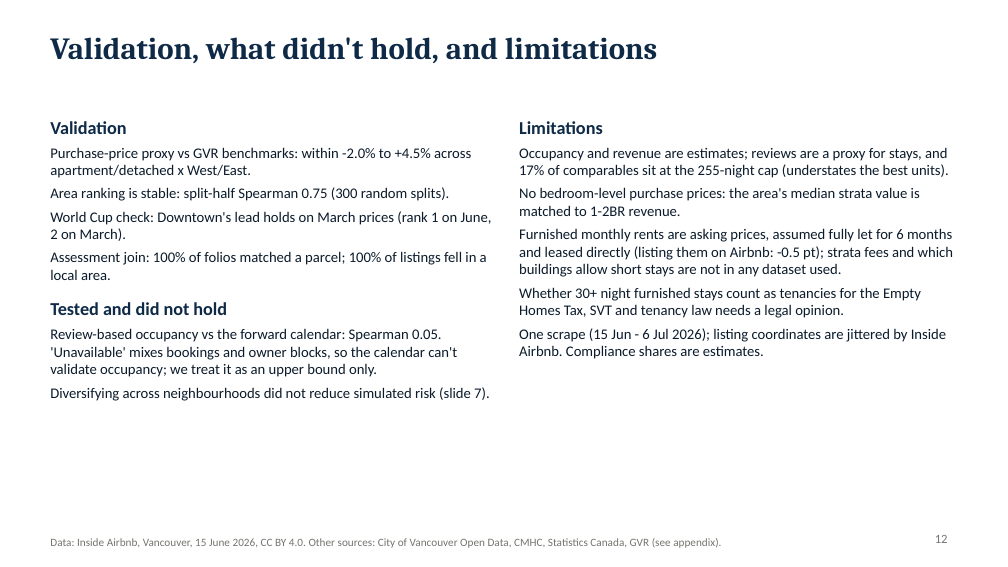
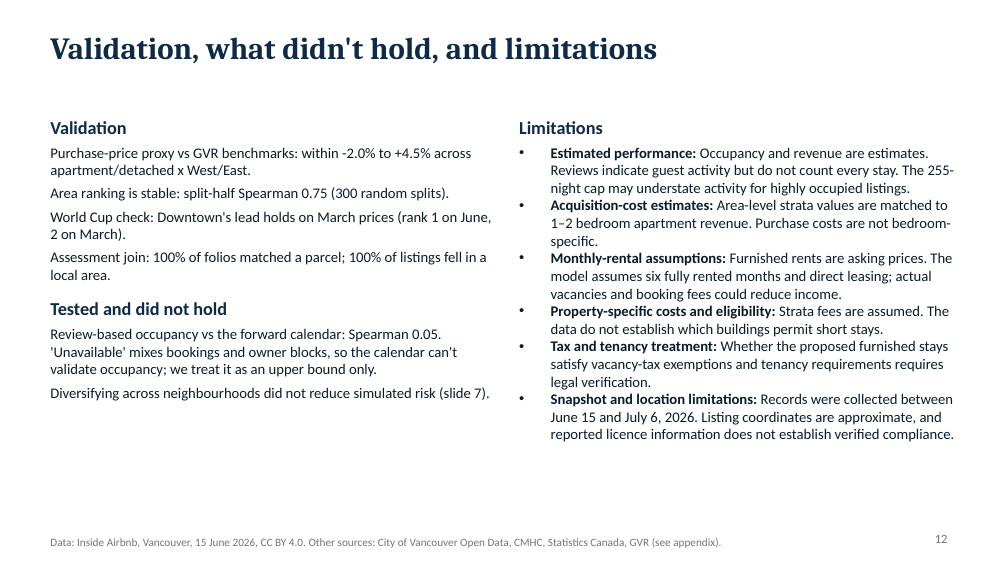
Before and after one commit to alexmdy/datajam2026, a slide deck: slide 12 of deck/DDD_DataJam2026_Pitch.pptx. Drawn at 1008x567 pixels with LibreOffice and Linux fonts; fonts in the diff are those of the drawing. Boxes give left, top, right and bottom in pixels: in the first picture for what was removed or moved away, otherwise in the second. Text is boxed around its words. In the diff, an @@ line names an element or a change of style, - is before the commit and + after.

```diff
--- a/deck/DDD_DataJam2026_Pitch.pptx
+++ b/deck/DDD_DataJam2026_Pitch.pptx
@@ text at bbox=[551, 147, 955, 442]: text changed @@
-Occupancy and revenue are estimates; reviews are a proxy for stays, and 17% of comparables sit at the 255-night cap (understates the best units).
-No bedroom-level purchase prices: the area's median strata value is matched to 1-2BR revenue.
-Furnished monthly rents are asking prices, assumed fully let for 6 months and leased directly (listing them on Airbnb: -0.5 pt); strata fees and which buildings allow short stays are not in any dataset used.
-Whether 30+ night furnished stays count as tenancies for the Empty Homes Tax, SVT and tenancy law needs a legal opinion.
-One scrape (15 Jun - 6 Jul 2026); listing coordinates are jittered by Inside Airbnb. Compliance shares are estimates.
+• Estimated performance: Occupancy and revenue are estimates. Reviews indicate guest activity but do not count every stay. The 255-night cap may understate activity for highly occupied listings.
+• Acquisition-cost estimates: Area-level strata values are matched to 1–2 bedroom apartment revenue. Purchase costs are not bedroom-specific.
+• Monthly-rental assumptions: Furnished rents are asking prices. The model assumes six fully rented months and direct leasing; actual vacancies and booking fees could reduce income.
+• Property-specific costs and eligibility: Strata fees are assumed. The data do not establish which buildings permit short stays.
+• Tax and tenancy treatment: Whether the proposed furnished stays satisfy vacancy-tax exemptions and tenancy requirements requires legal verification.
+• Snapshot and location limitations: Records were collected between June 15 and July 6, 2026. Listing coordinates are approximate, and reported licence information does not establish verified compliance.
```
Also in this commit, not shown: 7 other slides changed, 3 other files.
